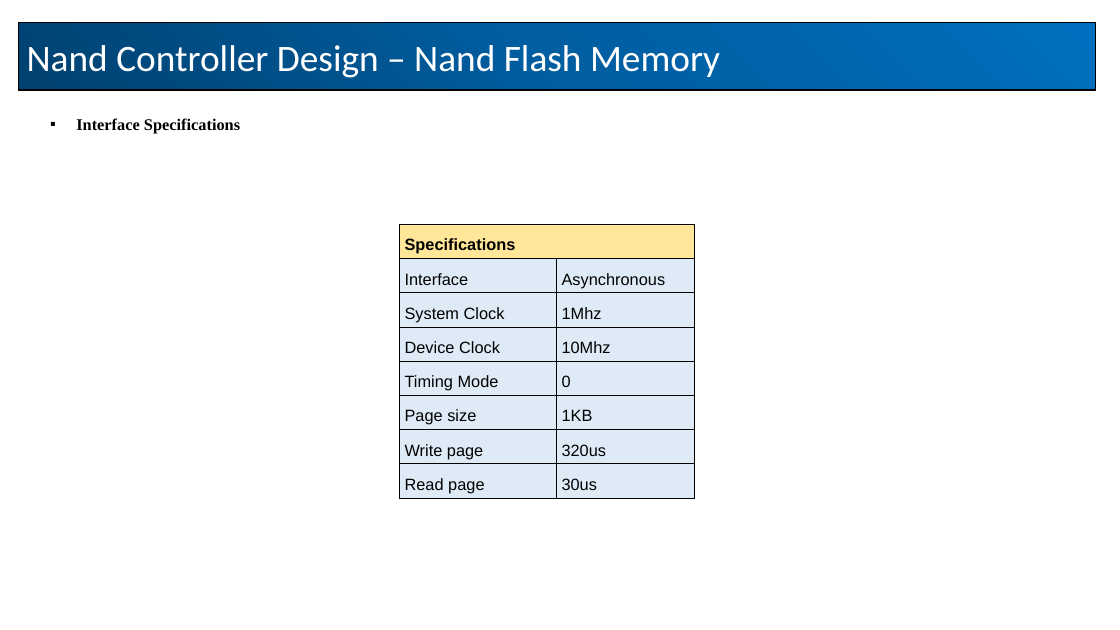
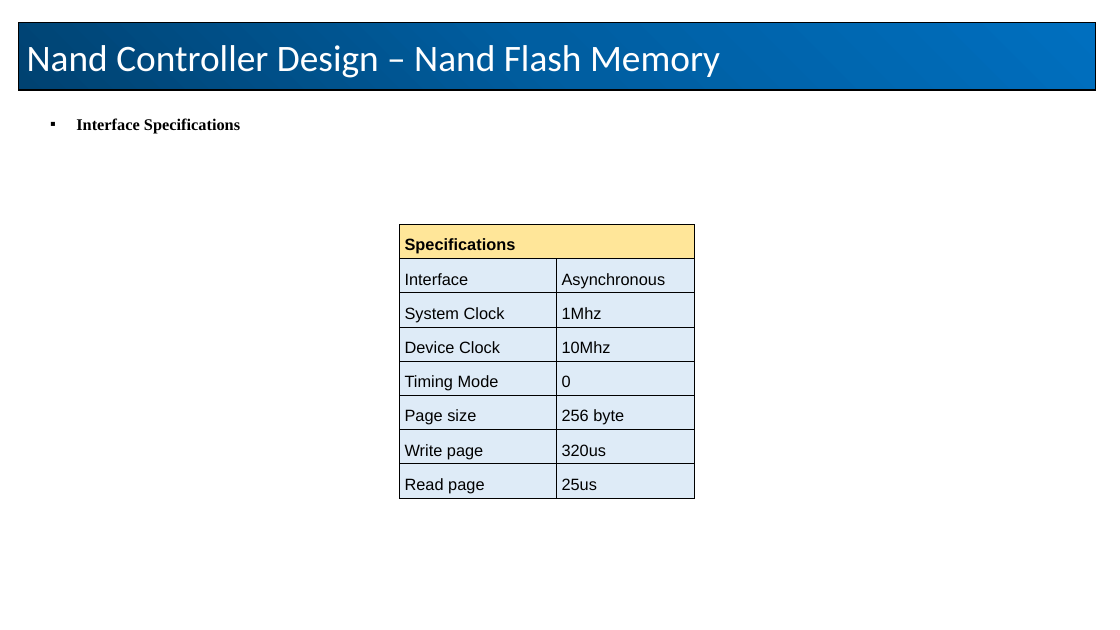
Before and after one commit to sarfaraz687-bot/Nand_Controller, a slide deck: slide 9 of Doc/nand_controller.pptx. Drawn at 1120x630 pixels with LibreOffice and Linux fonts; fonts in the diff are those of the drawing. Boxes give left, top, right and bottom in pixels: in the first picture for what was removed or moved away, otherwise in the second. Text is boxed around its words. In the diff, an @@ line names an element or a change of style, - is before the commit and + after.

Commit message:
update project

```diff
--- a/Doc/nand_controller.pptx
+++ b/Doc/nand_controller.pptx
@@ table at (400,224,695,498) @@
-row 6, column 2: 1KB
+row 6, column 2: 256 byte
-row 8, column 2: 30us
+row 8, column 2: 25us
```
